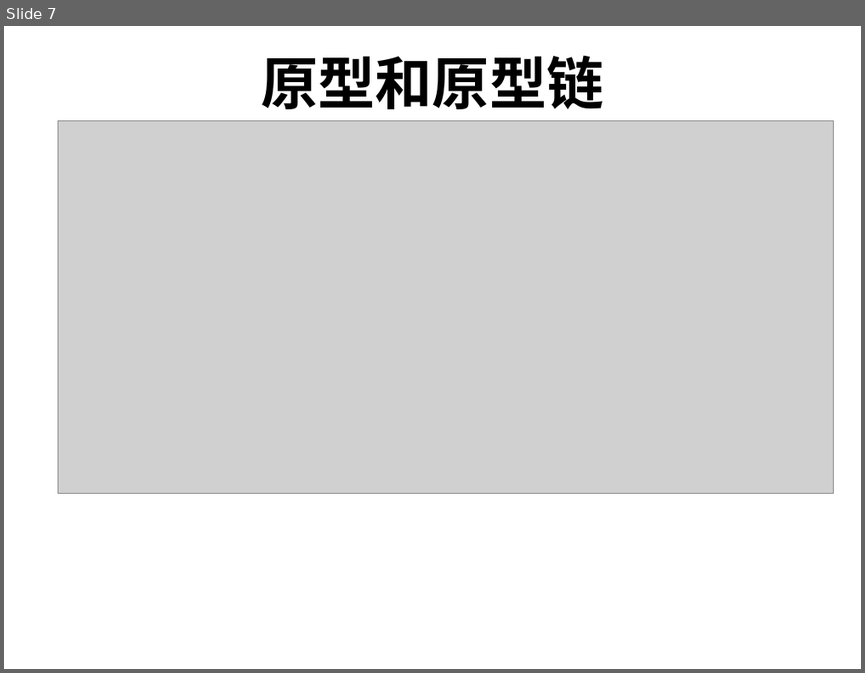
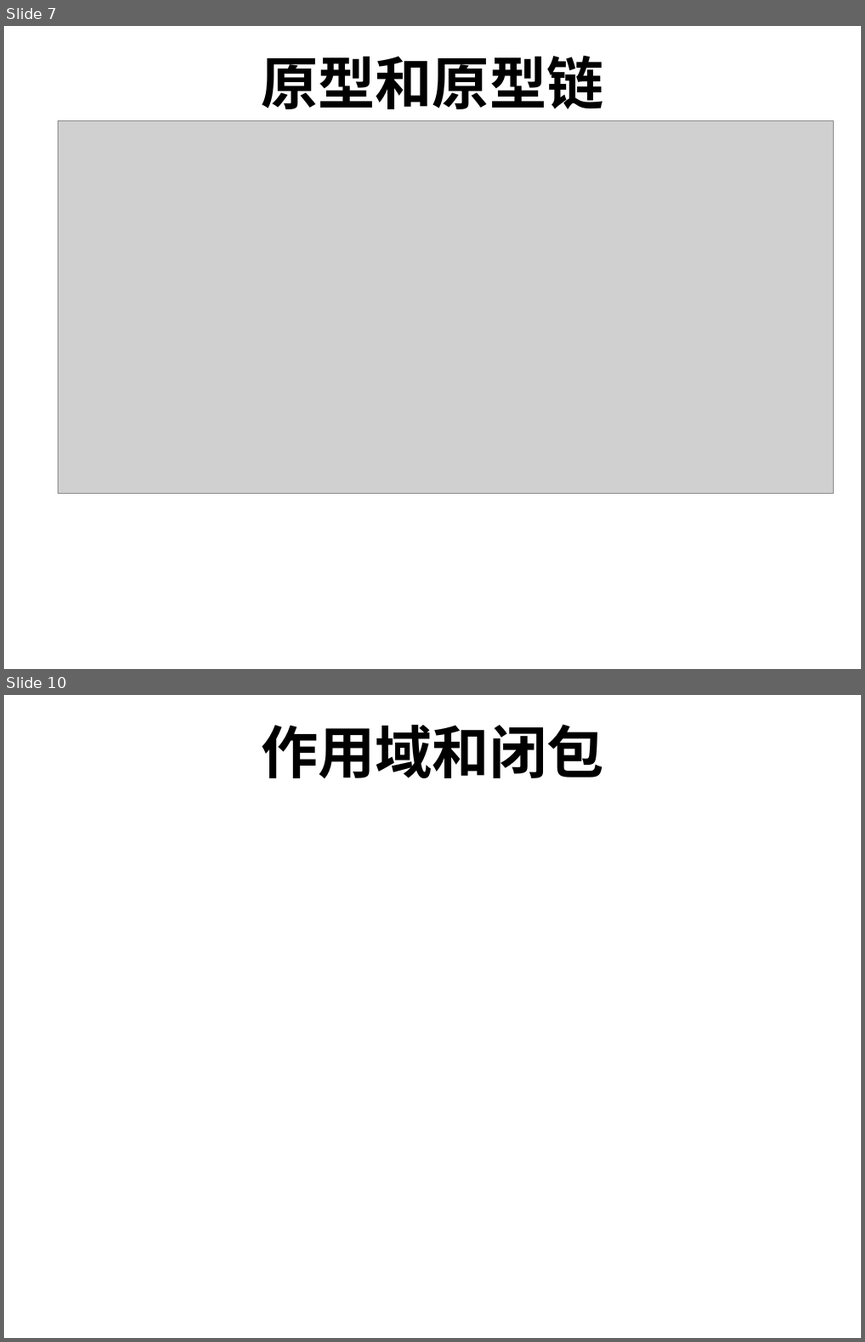
Before and after one commit to FireSmallPanda/swdt, a slide deck: javascript技术分享/javascript基础分享.ppt. Shown one above the other, each under a label of ours: slide 7 before the commit, slides 7 and 10 after it; the slides between them are not shown. The pictures are 865x673 and 865x1342 pixels, drawn with LibreOffice and Linux fonts; fonts in the diff are those of the drawing; grey boxes stand for pictures. Boxes give left, top, right and bottom in pixels: in the first picture for what was removed or moved away, otherwise in the second. Text is boxed around its words. In the diff, an @@ line names an element or a change of style, - is before the commit and + after.

```diff
--- a/javascript技术分享/javascript基础分享.ppt
+++ b/javascript技术分享/javascript基础分享.ppt
@@ slide 10 added at (x1=4, y1=695, x2=861, y2=1338), background #FFFFFF @@
@@ text added at (x1=261, y1=724, x2=603, y2=778), 48 pt, text #000000, bold @@
+作用域和闭包
```
Also in this commit, not shown: 2 other slides added.
